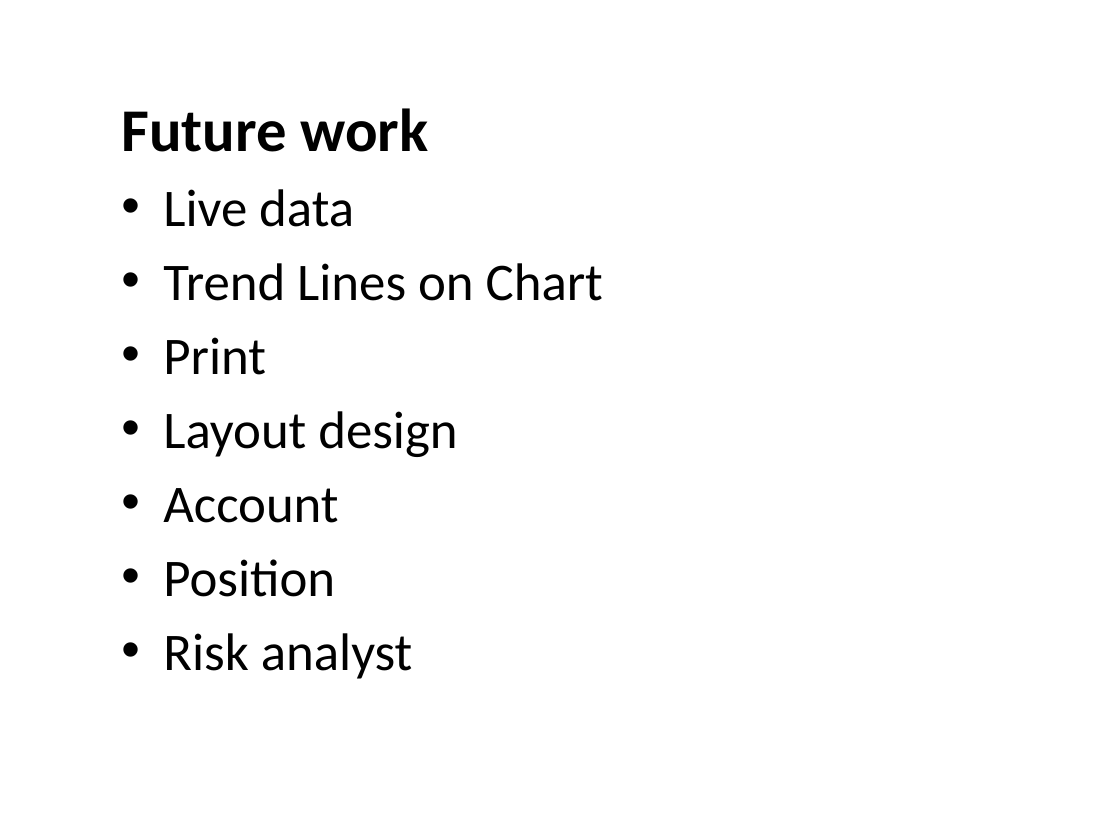
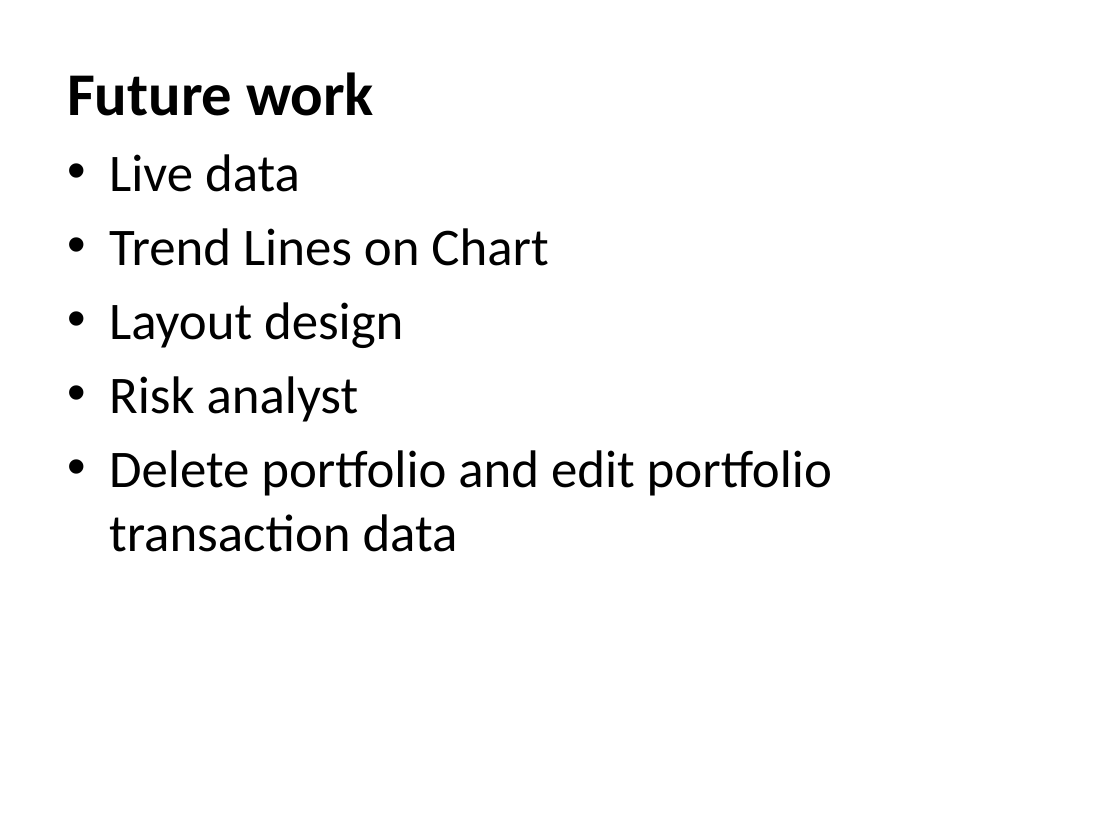
Before and after one commit to IPD8-guofeng/dotnet-group-project, a slide deck: slide 11 of Stock trade and analyst system.pptx (slide 14 before the commit). Drawn at 1120x840 pixels with LibreOffice and Linux fonts; fonts in the diff are those of the drawing. Boxes give left, top, right and bottom in pixels: in the first picture for what was removed or moved away, otherwise in the second. Text is boxed around its words. In the diff, an @@ line names an element or a change of style, - is before the commit and + after.

```diff
--- a/Stock trade and analyst system.pptx
+++ b/Stock trade and analyst system.pptx
@@ text "Future work": place and size @@
-text "Future work" at [121,108,603,679]
+text "Future work" at [67,72,832,552]
@@ text at [163,337,266,375]: paragraph removed @@
-• Print
@@ text at [109,450,832,552]: paragraph added @@
+• Delete portfolio and edit portfolio transaction data
@@ text at [163,488,338,597]: paragraphs removed @@
-• Account
-• Position
```
Also in this commit, not shown: 6 other slides changed, 5 slides added, 8 slides removed, 1 other file.
